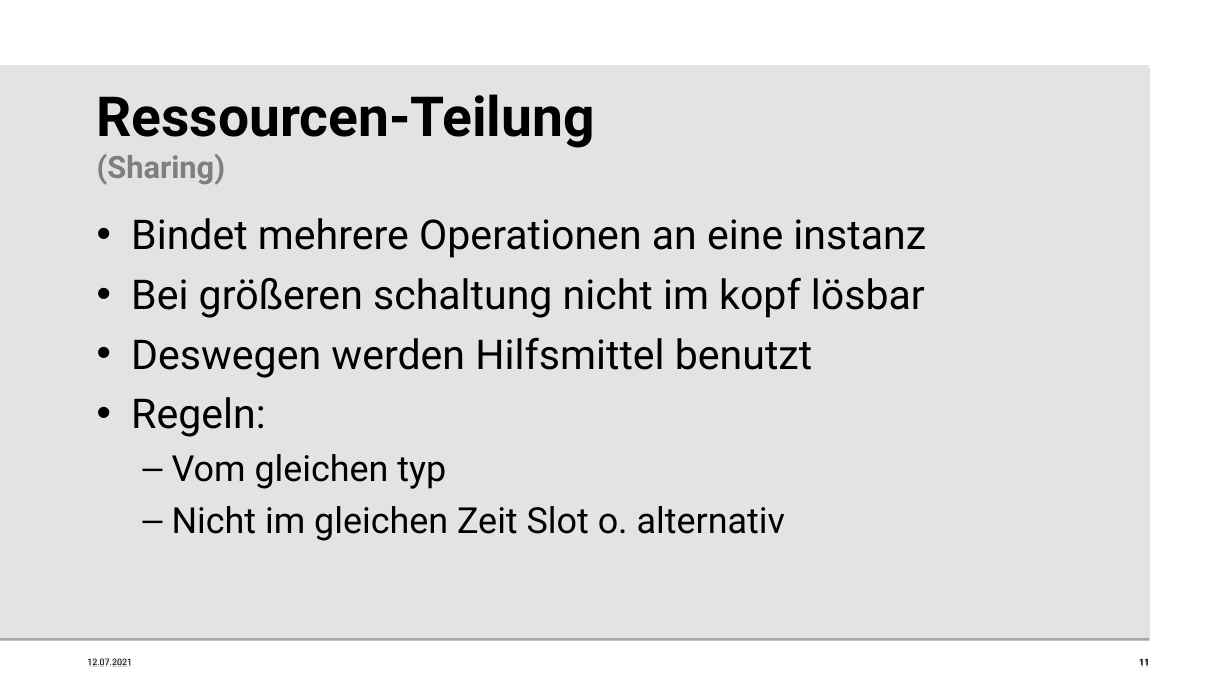
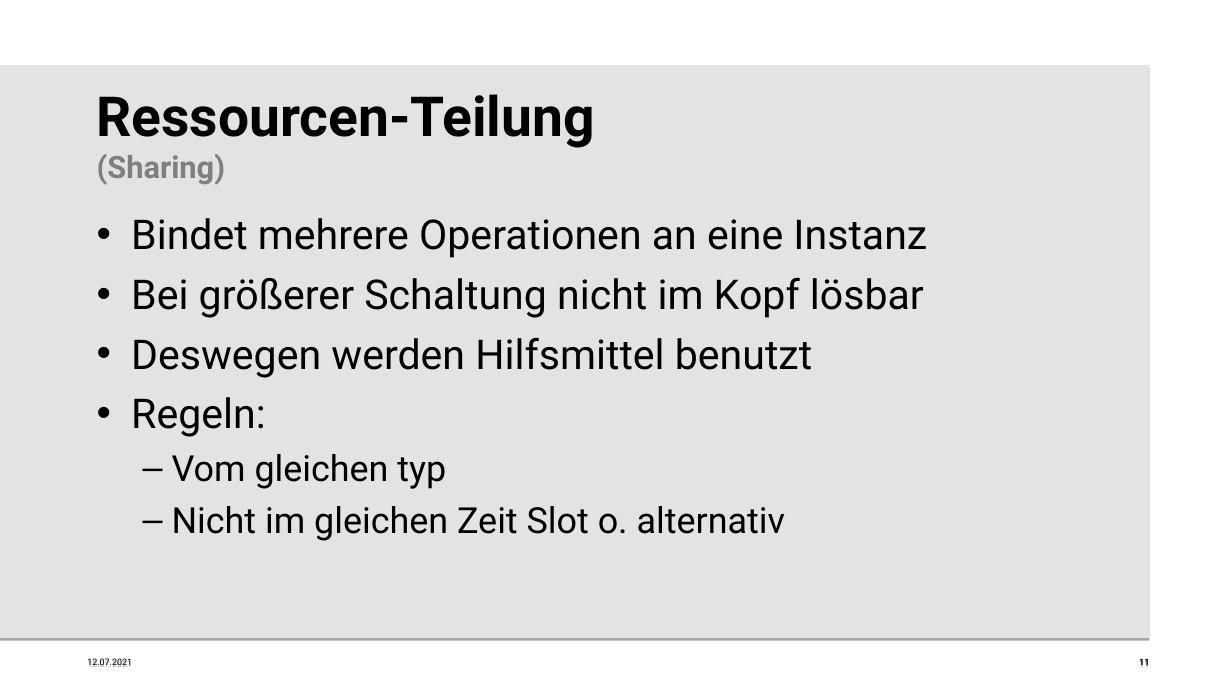
Before and after one commit to beLipinski/HW2, a slide deck: slide 11 of Presentation/Sharing and Binding for General Circuits.odp. Drawn at 1232x693 pixels with LibreOffice and Linux fonts; fonts in the diff are those of the drawing; background and template pictures are left out. Boxes give left, top, right and bottom in pixels: in the first picture for what was removed or moved away, otherwise in the second. Text is boxed around its words. In the diff, an @@ line names an element or a change of style, - is before the commit and + after.

```diff
--- a/Presentation/Sharing and Binding for General Circuits.odp
+++ b/Presentation/Sharing and Binding for General Circuits.odp
@@ text at box(131, 218, 927, 318): text changed @@
-• Bindet mehrere Operationen an eine instanz
-• Bei größeren schaltung nicht im kopf lösbar
+• Bindet mehrere Operationen an eine Instanz
+• Bei größerer Schaltung nicht im Kopf lösbar
```
